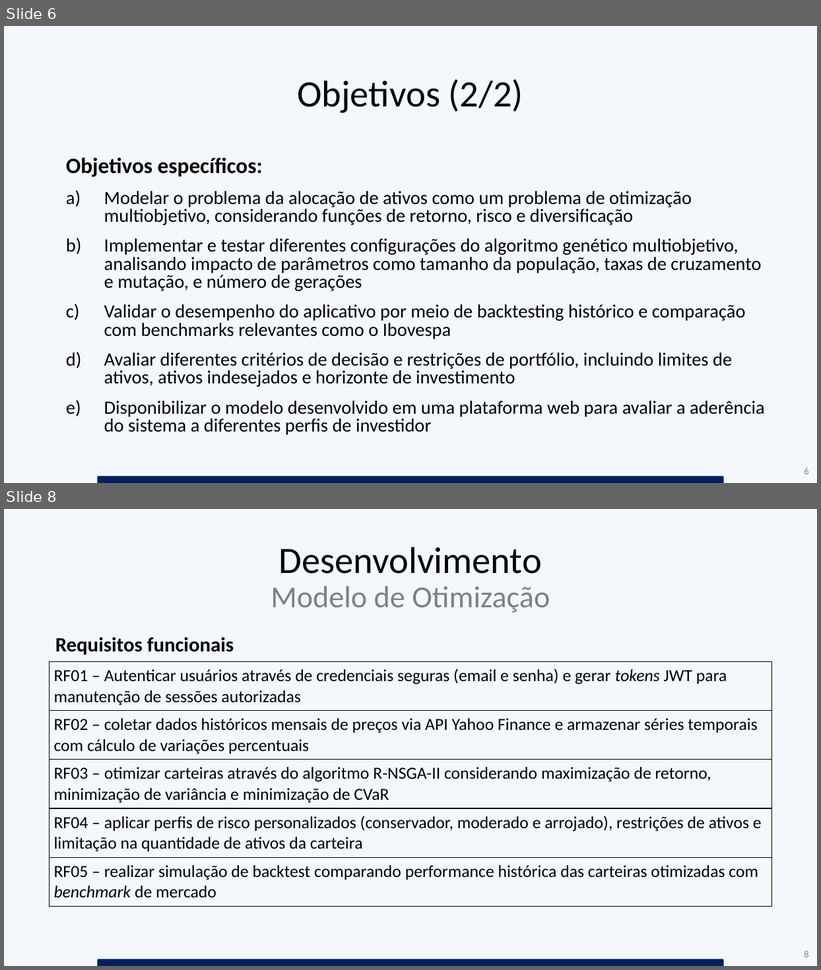
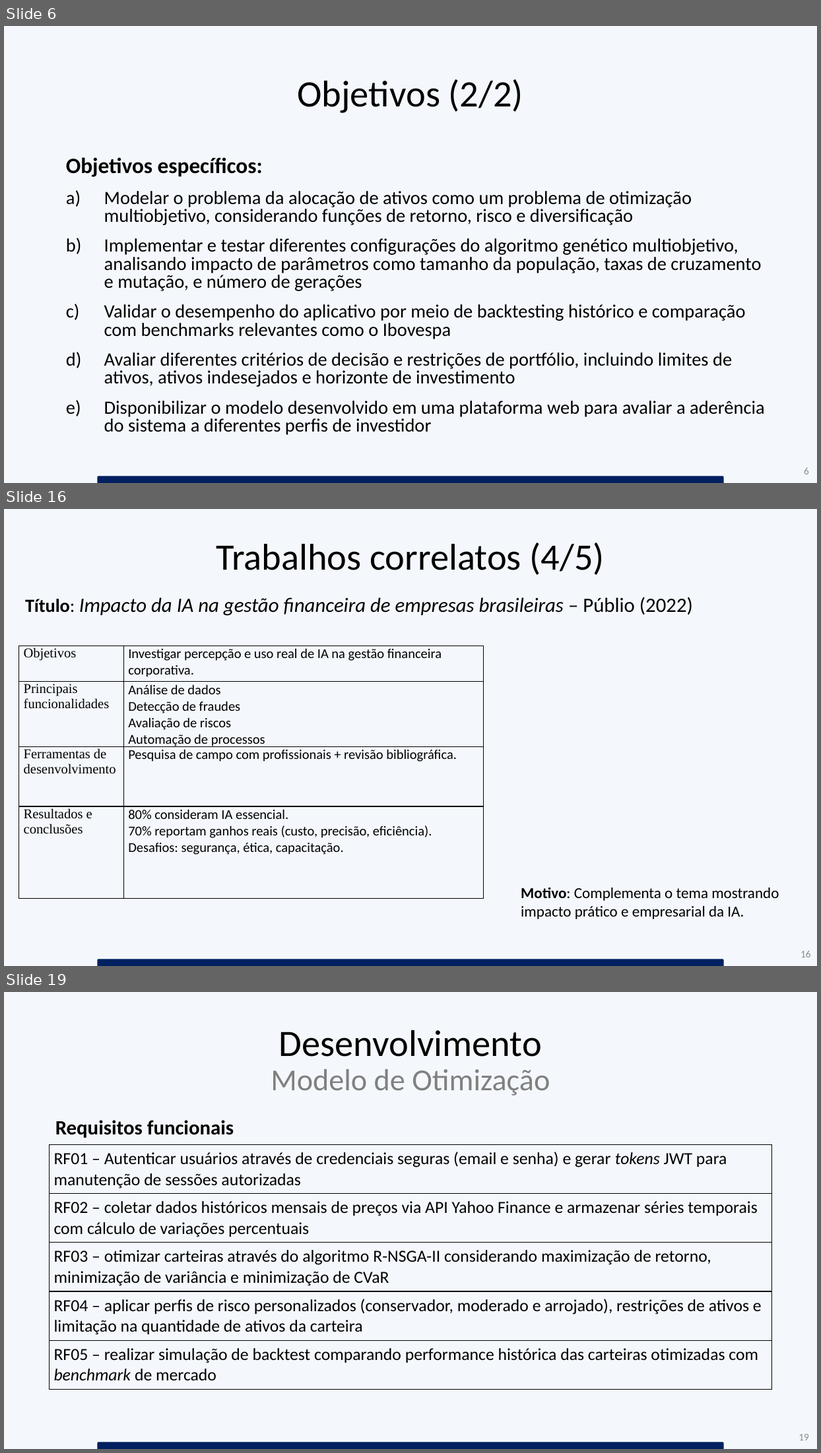
Before and after one commit to brunofvincensi/TCC, a slide deck: TCC_Apresentacao_Alexandre_e_Bruno.pptx. Shown one above the other, each under a label of ours: slides 6 and 8 before the commit, slides 6, 16 and 19 after it; the slides between them are not shown. The pictures are 821x970 and 821x1453 pixels, drawn with LibreOffice and Linux fonts; fonts in the diff are those of the drawing. Boxes give left, top, right and bottom in pixels: in the first picture for what was removed or moved away, otherwise in the second. Text is boxed around its words. In the diff, an @@ line names an element or a change of style, - is before the commit and + after.

```diff
--- a/TCC_Apresentacao_Alexandre_e_Bruno.pptx
+++ b/TCC_Apresentacao_Alexandre_e_Bruno.pptx
@@ slide 16 added at box(4, 509, 817, 966), background #DEEBF7 at 31% opacity @@
@@ title added at box(216, 543, 605, 575), 44 pt, text #000000 @@
+Trabalhos correlatos (4/5)
@@ text added at box(25, 597, 693, 616), 24 pt, text #000000, italic @@
+Título: Impacto da IA na gestão financeira de empresas brasileiras – Públio (2022)
@@ table added at box(19, 646, 484, 899), 4 rows, 2 columns @@
+Objetivos | Investigar percepção e uso real de IA na gestão financeira corporativa.
+Principais funcionalidades | Análise de dados / Detecção de fraudes / Avaliação de riscos / Automação de processos
+Ferramentas de desenvolvimento | Pesquisa de campo com profissionais + revisão bibliográfica.
+Resultados e conclusões | 80% consideram IA essencial. / 70% reportam ganhos reais (custo, precisão, eficiência). / Desafios: segurança, ética, capacitação.
@@ text added at box(521, 887, 779, 920), 18 pt, text #000000 @@
+Motivo: Complementa o tema mostrando impacto prático e empresarial da IA.
@@ round same rect added at box(97, 960, 724, 966), fill #002060 @@
@@ page number added at box(801, 951, 811, 958), 12 pt, text #8C8C8C @@
+16
@@ what was slide 8 is now slide 19 @@
@@ page number at box(799, 1434, 809, 1441): text changed @@
-8
+19
```
Also in this commit, not shown: 5 slides changed, 23 other slides added, 3 slides removed, 54 other files.
